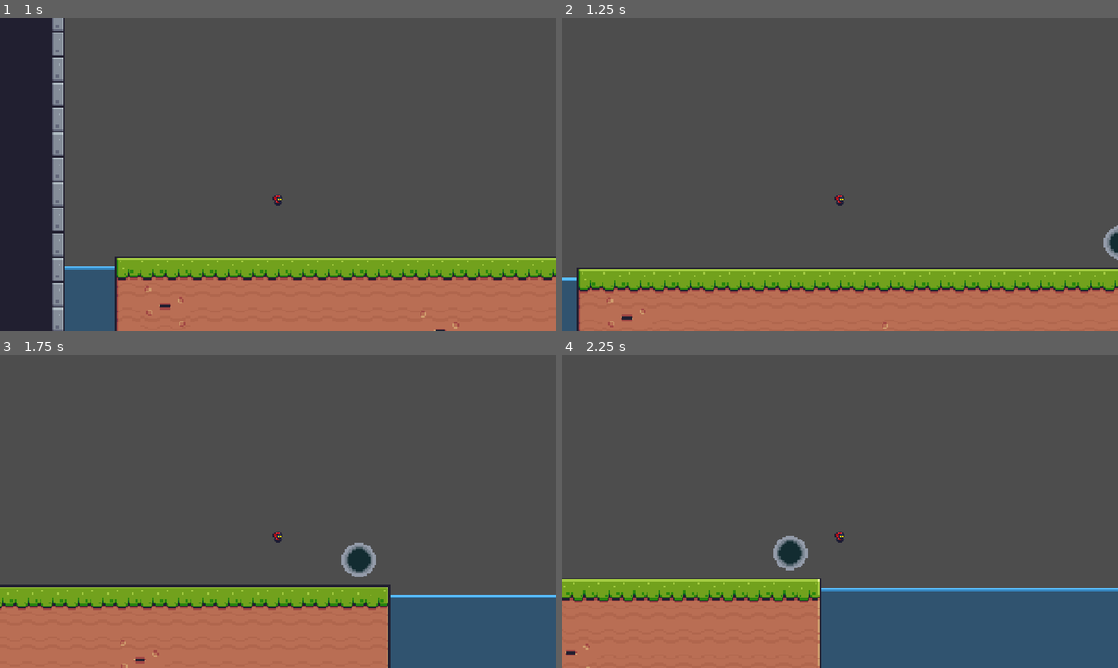
Above: before the commit, frames 1-4 (two rows, left to right).
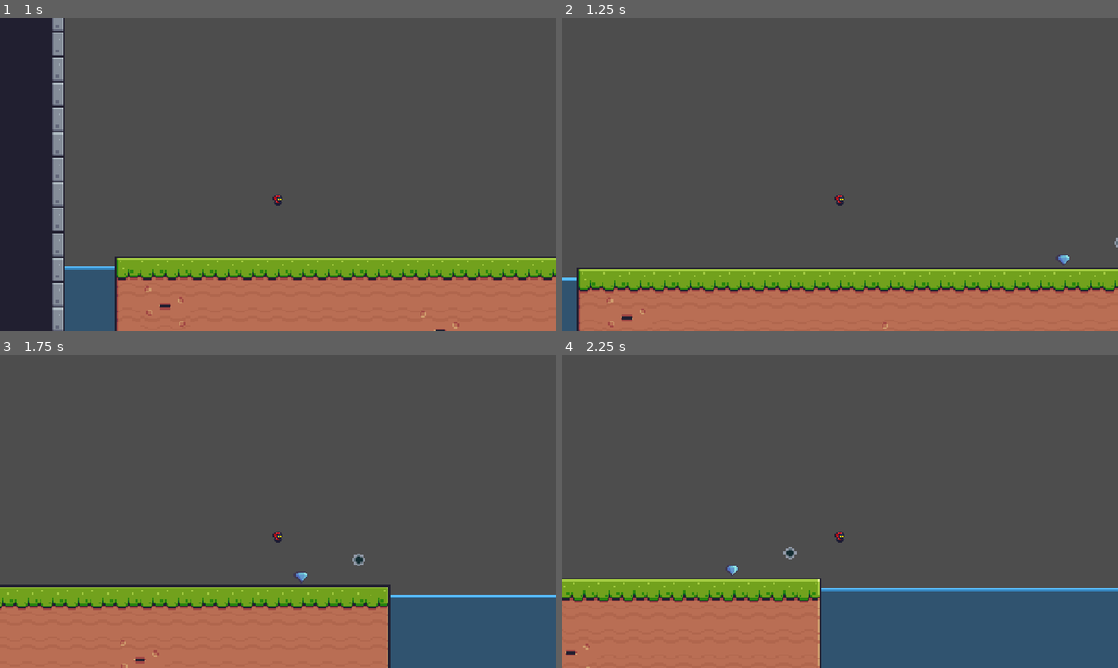
Above: after the commit, the same moments.

Repository: kornelmrozcs/final-year-platformer
Game: Godot game, scene res://scenes/world/level_template.tscn
Same seed, same stepped clock (60 frames per second), same inputs: the game is played once before the commit and once after it. This scene is started directly instead of the project's main scene. Sound files missing from this copy of the repository are replaced by a short silence.
Inputs:
- Up to frame 1 (1 s): tap Enter at 0.5 s; hold D (move_right) from 0.53 s (still down); tap Space (jump) at 0.77 s
- Up to frame 2 (1.25 s): keep holding D (move_right)
- Up to frame 3 (1.75 s): keep holding D (move_right); tap Space (jump) at 1.52 s
- Up to frame 4 (2.25 s): release D (move_right) at 2.03 s; hold A (move_left) from 2.03 s (still down)

Frame 1 is identical in both runs. In frame 2, 0.2% of the frame differs, in the area x 89-100%, y 66-79%; in frame 3, 0.5%, in the area x 53-68%, y 60-73%; in frame 4, 0.5%.

Commit message:
animated collectable

Diff:
--- /dev/null
+++ b/scenes/interactables/collectable.tscn
@@ -0,0 +1,104 @@
+[gd_scene format=3 uid="uid://ci5p2na6aqoqh"]
+
+[ext_resource type="Texture2D" uid="uid://7maeykr7uwu6" path="res://assets/sprites/diamond_idle.png" id="1_a2uub"]
+[ext_resource type="Script" uid="uid://mcfog2jcy4rp" path="res://scripts/interactables/collectable.gd" id="1_u7t0c"]
+[ext_resource type="AudioStream" uid="uid://b7lxnb1ujvv7k" path="res://assets/audio/coin.wav" id="3_64lak"]
+
+[sub_resource type="AtlasTexture" id="AtlasTexture_0ig1r"]
+atlas = ExtResource("1_a2uub")
+region = Rect2(0, 0, 18, 14)
+
+[sub_resource type="AtlasTexture" id="AtlasTexture_u7t0c"]
+atlas = ExtResource("1_a2uub")
+region = Rect2(18, 0, 18, 14)
+
+[sub_resource type="AtlasTexture" id="AtlasTexture_64lak"]
+atlas = ExtResource("1_a2uub")
+region = Rect2(36, 0, 18, 14)
+
+[sub_resource type="AtlasTexture" id="AtlasTexture_3672i"]
+atlas = ExtResource("1_a2uub")
+region = Rect2(54, 0, 18, 14)
+
+[sub_resource type="AtlasTexture" id="AtlasTexture_h3ut1"]
+atlas = ExtResource("1_a2uub")
+region = Rect2(72, 0, 18, 14)
+
+[sub_resource type="AtlasTexture" id="AtlasTexture_uy7a2"]
+atlas = ExtResource("1_a2uub")
+region = Rect2(90, 0, 18, 14)
+
+[sub_resource type="AtlasTexture" id="AtlasTexture_ik38b"]
+atlas = ExtResource("1_a2uub")
+region = Rect2(108, 0, 18, 14)
+
+[sub_resource type="AtlasTexture" id="AtlasTexture_jpeql"]
+atlas = ExtResource("1_a2uub")
+region = Rect2(126, 0, 18, 14)
+
+[sub_resource type="AtlasTexture" id="AtlasTexture_f3y1x"]
+atlas = ExtResource("1_a2uub")
+region = Rect2(144, 0, 18, 14)
+
+[sub_resource type="AtlasTexture" id="AtlasTexture_bfgqy"]
+atlas = ExtResource("1_a2uub")
+region = Rect2(162, 0, 18, 14)
+
+[sub_resource type="SpriteFrames" id="SpriteFrames_5qf64"]
+animations = [{
+"frames": [{
+"duration": 1.0,
+"texture": SubResource("AtlasTexture_0ig1r")
+}, {
+"duration": 1.0,
+"texture": SubResource("AtlasTexture_u7t0c")
+}, {
+"duration": 1.0,
+"texture": SubResource("AtlasTexture_64lak")
+}, {
+"duration": 1.0,
+"texture": SubResource("AtlasTexture_3672i")
+}, {
+"duration": 1.0,
+"texture": SubResource("AtlasTexture_h3ut1")
+}, {
+"duration": 1.0,
+"texture": SubResource("AtlasTexture_uy7a2")
+}, {
+"duration": 1.0,
+"texture": SubResource("AtlasTexture_ik38b")
+}, {
+"duration": 1.0,
+"texture": SubResource("AtlasTexture_jpeql")
+}, {
+"duration": 1.0,
+"texture": SubResource("AtlasTexture_f3y1x")
+}, {
+"duration": 1.0,
+"texture": SubResource("AtlasTexture_bfgqy")
+}],
+"loop": true,
+"name": &"default",
+"speed": 7.0
+}]
+
+[sub_resource type="CircleShape2D" id="CircleShape2D_a2uub"]
+radius = 4.0
+
+[node name="Collectable" type="Area2D" unique_id=2097911153]
+scale = Vector2(0.75, 0.75)
+script = ExtResource("1_u7t0c")
+
+[node name="AnimatedSprite2D" type="AnimatedSprite2D" parent="." unique_id=97063552]
+position = Vector2(-2, 0)
+sprite_frames = SubResource("SpriteFrames_5qf64")
+autoplay = "default"
+frame = 2
+frame_progress = 0.36050117
+
+[node name="CollisionShape2D" type="CollisionShape2D" parent="." unique_id=589865090]
+shape = SubResource("CircleShape2D_a2uub")
+
+[node name="AudioStreamPlayer2D" type="AudioStreamPlayer2D" parent="." unique_id=293642857]
+stream = ExtResource("3_64lak")
+volume_db = -10.0
--- a/scenes/interactables/portal.tscn
+++ b/scenes/interactables/portal.tscn
@@ -14,7 +14,7 @@
 [node name="Sprite2D" type="Sprite2D" parent="." unique_id=1597394357]
 texture = ExtResource("1_v12y3")
 region_enabled = true
-region_rect = Rect2(21.880669, 0, 22.119331, 22)
+region_rect = Rect2(0, 0, 22, 22)
 
 [node name="CollisionShape2D" type="CollisionShape2D" parent="." unique_id=1069535933]
 shape = SubResource("CircleShape2D_suroe")
--- a/scenes/world/level_1.tscn
+++ b/scenes/world/level_1.tscn
@@ -14,3 +14,6 @@
 
 [node name="Portal" parent="." index="5" unique_id=266919062]
 position = Vector2(734, 481)
+
+[node name="Collectable" parent="." index="6" unique_id=2097911153]
+position = Vector2(167, 649)
--- a/scenes/world/level_template.tscn
+++ b/scenes/world/level_template.tscn
@@ -5,6 +5,7 @@
 [ext_resource type="PackedScene" uid="uid://t3mi0fv2tfft" path="res://scenes/hazards/fall_death.tscn" id="3_78oux"]
 [ext_resource type="PackedScene" uid="uid://ceamoimb7xsef" path="res://scenes/hazards/water.tscn" id="4_o4wlu"]
 [ext_resource type="PackedScene" uid="uid://ypefq5svn5u7" path="res://scenes/interactables/portal.tscn" id="5_21vdc"]
+[ext_resource type="PackedScene" uid="uid://ci5p2na6aqoqh" path="res://scenes/interactables/collectable.tscn" id="6_78oux"]
 
 [sub_resource type="TileSetAtlasSource" id="TileSetAtlasSource_v4y73"]
 texture = ExtResource("1_p8h2d")
@@ -328,3 +329,6 @@
 
 [node name="Portal" parent="." unique_id=266919062 instance=ExtResource("5_21vdc")]
 position = Vector2(348, 688)
+
+[node name="Collectable" parent="." unique_id=2097911153 instance=ExtResource("6_78oux")]
+position = Vector2(311, 699)
--- /dev/null
+++ b/scripts/interactables/collectable.gd
@@ -0,0 +1,52 @@
+extends Area2D
+
+## Lowest random pitch for the pickup sound.
+@export var min_pitch_scale: float = 0.95
+
+## Highest random pitch for the pickup sound.
+@export var max_pitch_scale: float = 1.05
+
+@onready var collision_shape: CollisionShape2D = $CollisionShape2D
+@onready var animated_sprite: AnimatedSprite2D = $AnimatedSprite2D
+@onready var audio_player: AudioStreamPlayer2D = $AudioStreamPlayer2D
+
+var is_collected: bool = false
+var rng: RandomNumberGenerator = RandomNumberGenerator.new()
+
+
+func _ready() -> void:
+	# random seed for slightly different pickup pitch each time
+	rng.randomize()
+
+	# connect signal in code so it does not need to be wired manually in the editor
+	body_entered.connect(_on_body_entered)
+
+
+func _on_body_entered(body: Node) -> void:
+	# stop this from triggering more than once
+	if is_collected:
+		return
+
+	# only player should be able to collect this
+	if not body.is_in_group("player"):
+		return
+
+	_collect()
+
+
+func _collect() -> void:
+	is_collected = true
+
+	# disable collision safely after physics query flush
+	collision_shape.set_deferred("disabled", true)
+
+	# hide the visual once picked up
+	animated_sprite.visible = false
+
+	# slightly random pitch makes repeated pickups sound less identical
+	audio_player.pitch_scale = rng.randf_range(min_pitch_scale, max_pitch_scale)
+	audio_player.play()
+
+	# wait for the sound to finish before deleting the pickup
+	await audio_player.finished
+	queue_free()
Not shown, added: scripts/interactables/collectable.gd.uid
